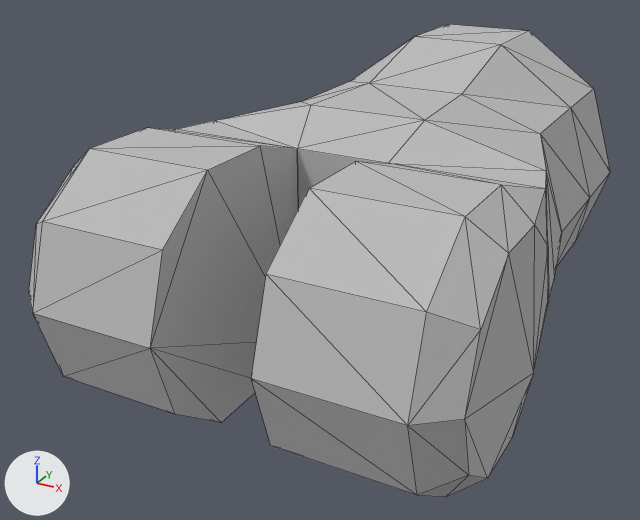
An edit to the glTF model atlas/meshes/r_farm.gltf, drawn before and after from the same camera.
Rendered twice from a 50 mm lens placed at (0.111, -0.179, 0.105), pointed at (-0.014, 0.048, -0.009). Arrows for +X, +Y and +Z are at lower left; the lights stay in place. Mesh edges are drawn as thin lines.

Objects in the first picture: 'Node'.
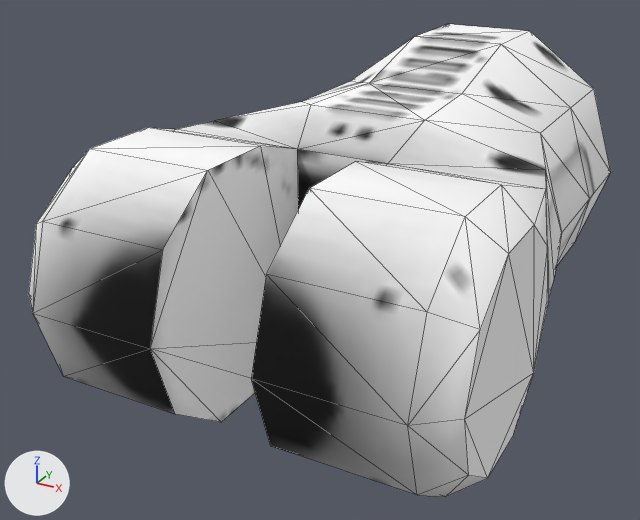
Where the change shows, as pixel boxes (x1, y1, x2, y2) in the pictures (640 x 520 px):
```json
{"part": 1, "of": "me_node_mesh", "change": "recoloured", "before": [29, 24, 610, 497], "after": [29, 24, 610, 497], "on screen": "grey to white"}
```

Scene script edits in JSON lines:
```json
{"op": "add", "block": "img_extremities_diffuse_unplugged_mit", "code": ["img_extremities_diffuse_unplugged_mit = load_image('extremities_diffuse_unplugged_mit', 'extremities_diffuse_unplugged_mit.png', 2048, 2048, 'sRGB')"]}
{"op": "add", "block": "mat_extremities_diffuse", "code": ["mat_extremities_diffuse = principled_material('extremities_diffuse')", "mat_extremities_diffuse.texture = img_extremities_diffuse_unplugged_mit", "mat_extremities_diffuse.roughness = 0.998"]}
{"block": "me_node_mesh", "where": "me_node_mesh.from_pydata(...)  # 100 vertices, 196 faces; spans x -0.062..0.062, y -0.035..0.156, z -0.05..0.05"}
{"block": "me_node_mesh", "where": "# used by ob_node; location = (0.0, 0.0, 0.0)"}
{"block": "me_node_mesh", "change": "me_node_mesh part 1: 196 faces spanning x -0.062..0.062, y -0.035..0.156, z -0.05..0.05 switch from mat_default (grey #bcbcbc) to mat_extremities_diffuse (picture img_extremities_diffuse_unplugged_mit)"}
{"block": "me_node_mesh", "change": "me_node_mesh part 2: the surface is now shaded smooth"}
```
